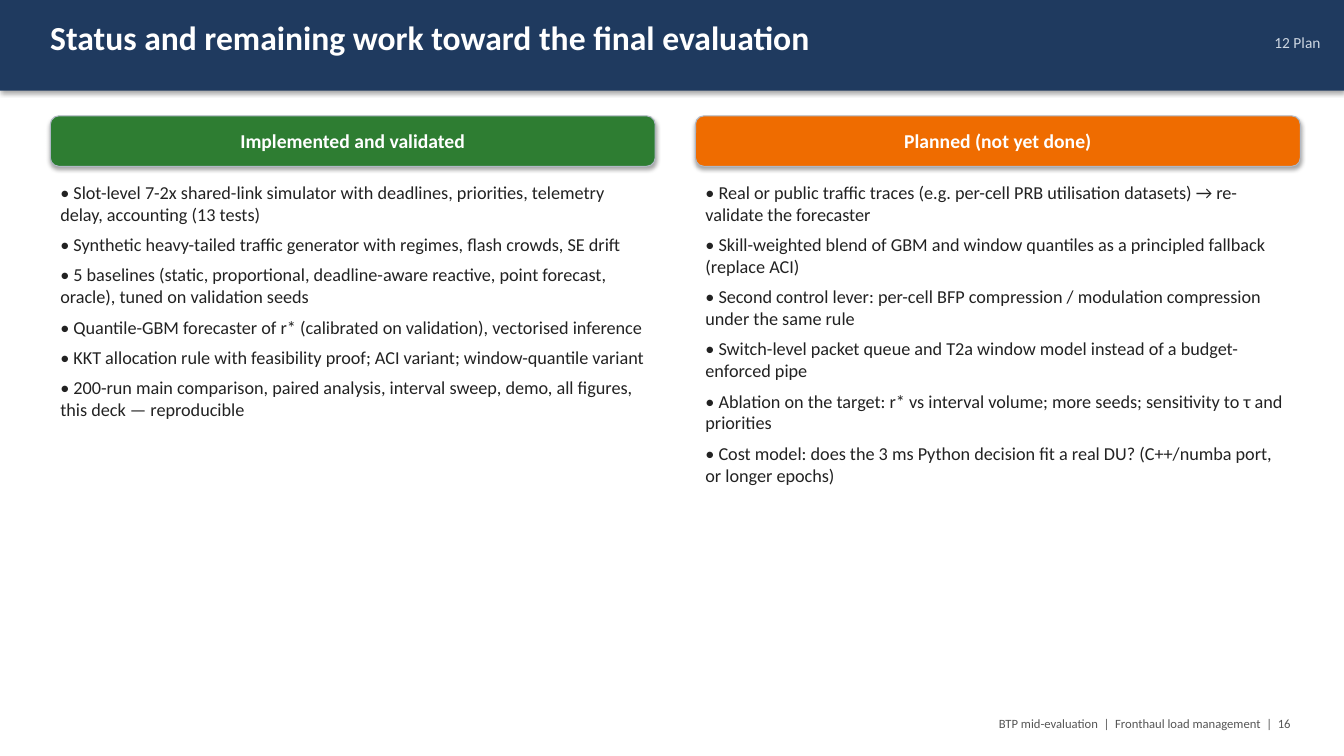
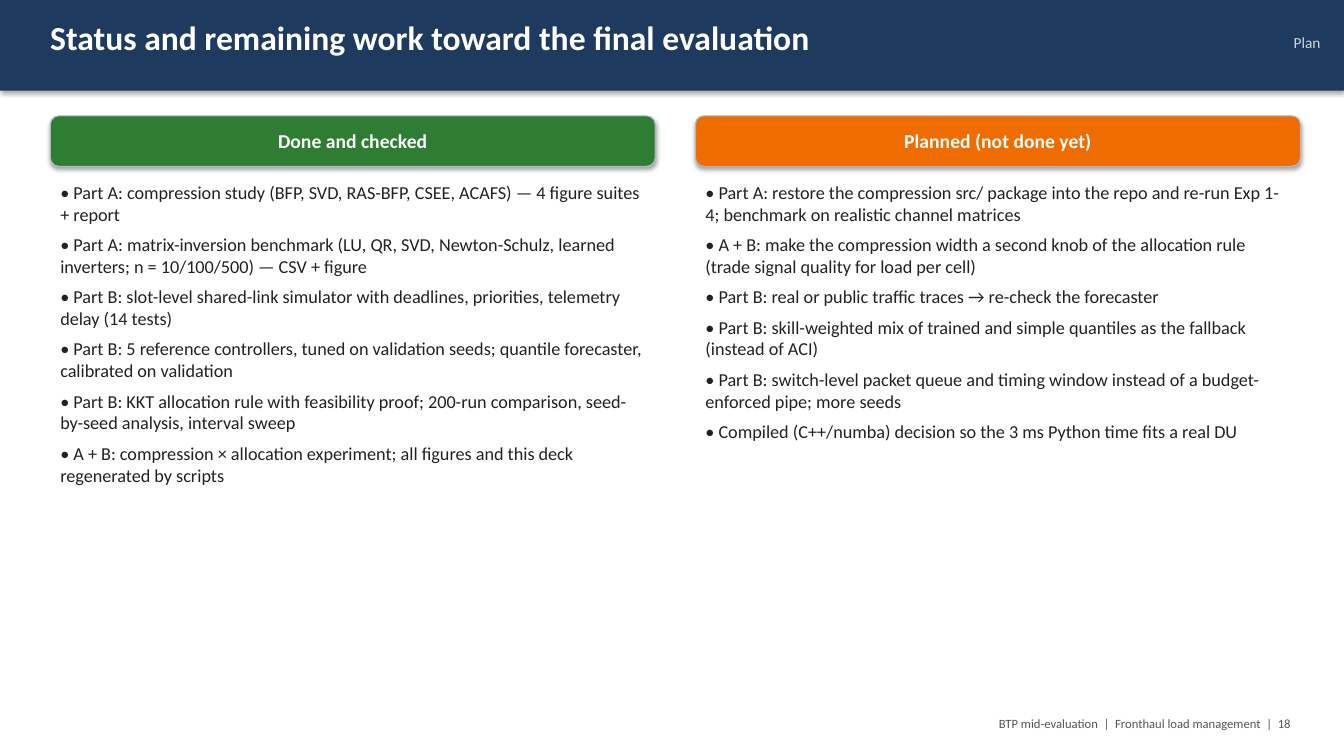
Before and after one commit to Harshvardhan-To1/BTP, a slide deck: slide 18 of docs/fhlm/BTP_midterm_fronthaul_load_management.pptx (slide 16 before the commit). Drawn at 1344x756 pixels with LibreOffice and Linux fonts; fonts in the diff are those of the drawing. Boxes give left, top, right and bottom in pixels: in the first picture for what was removed or moved away, otherwise in the second. Text is boxed around its words. In the diff, an @@ line names an element or a change of style, - is before the commit and + after.

```diff
--- a/docs/fhlm/BTP_midterm_fronthaul_load_management.pptx
+++ b/docs/fhlm/BTP_midterm_fronthaul_load_management.pptx
@@ text at (x1=1294, y1=37, x2=1321, y2=48): text changed @@
-12 Plan
+Plan
@@ text in rounded rectangle at (x1=278, y1=134, x2=427, y2=148): text changed @@
-Implemented and validated
+Done and checked
@@ text in rounded rectangle at (x1=904, y1=133, x2=1091, y2=151): text changed @@
-Planned (not yet done)
+Planned (not done yet)
@@ text at (x1=60, y1=186, x2=641, y2=485): text changed @@
-• Slot-level 7-2x shared-link simulator with deadlines, priorities, telemetry delay, accounting (13 tests)
-• Synthetic heavy-tailed traffic generator with regimes, flash crowds, SE drift
-• 5 baselines (static, proportional, deadline-aware reactive, point forecast, oracle), tuned on validation seeds
-• Quantile-GBM forecaster of r* (calibrated on validation), vectorised inference
-• KKT allocation rule with feasibility proof; ACI variant; window-quantile variant
-• 200-run main comparison, paired analysis, interval sweep, demo, all figures, this deck — reproducible
+• Part A: compression study (BFP, SVD, RAS-BFP, CSEE, ACAFS) — 4 figure suites + report
+• Part A: matrix-inversion benchmark (LU, QR, SVD, Newton-Schulz, learned inverters; n = 10/100/500) — CSV + figure
+• Part B: slot-level shared-link simulator with deadlines, priorities, telemetry delay (14 tests)
+• Part B: 5 reference controllers, tuned on validation seeds; quantile forecaster, calibrated on validation
+• Part B: KKT allocation rule with feasibility proof; 200-run comparison, seed-by-seed analysis, interval sweep
+• A + B: compression × allocation experiment; all figures and this deck regenerated by scripts
@@ text at (x1=705, y1=186, x2=1279, y2=441): text changed @@
-• Real or public traffic traces (e.g. per-cell PRB utilisation datasets) → re-validate the forecaster
-• Skill-weighted blend of GBM and window quantiles as a principled fallback (replace ACI)
-• Second control lever: per-cell BFP compression / modulation compression under the same rule
-• Switch-level packet queue and T2a window model instead of a budget-enforced pipe
-• Ablation on the target: r* vs interval volume; more seeds; sensitivity to τ and priorities
-• Cost model: does the 3 ms Python decision fit a real DU? (C++/numba port, or longer epochs)
+• Part A: restore the compression src/ package into the repo and re-run Exp 1-4; benchmark on realistic channel matrices
+• A + B: make the compression width a second knob of the allocation rule (trade signal quality for load per cell)
+• Part B: real or public traffic traces → re-check the forecaster
+• Part B: skill-weighted mix of trained and simple quantiles as the fallback (instead of ACI)
+• Part B: switch-level packet queue and timing window instead of a budget-enforced pipe; more seeds
+• Compiled (C++/numba) decision so the 3 ms Python time fits a real DU
```
Also in this commit, not shown: 19 other slides changed, 4 slides added, 7 other files.
